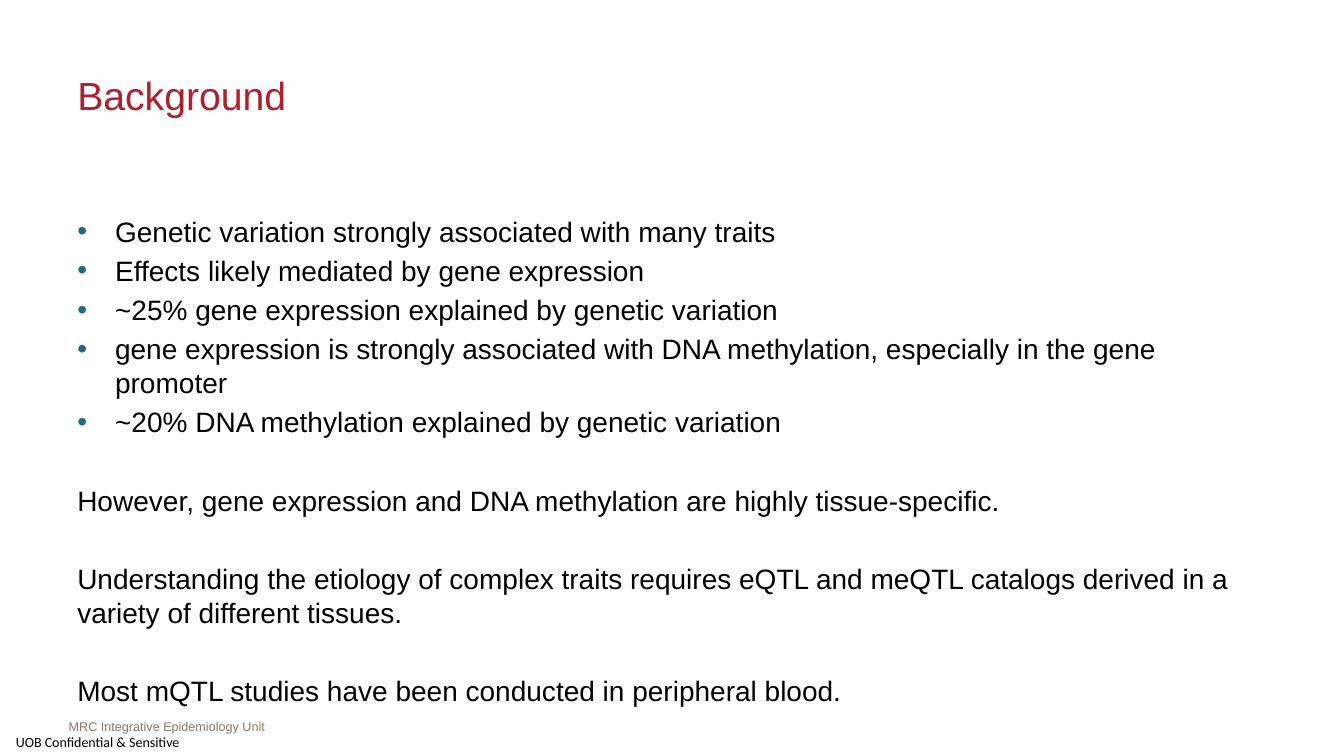
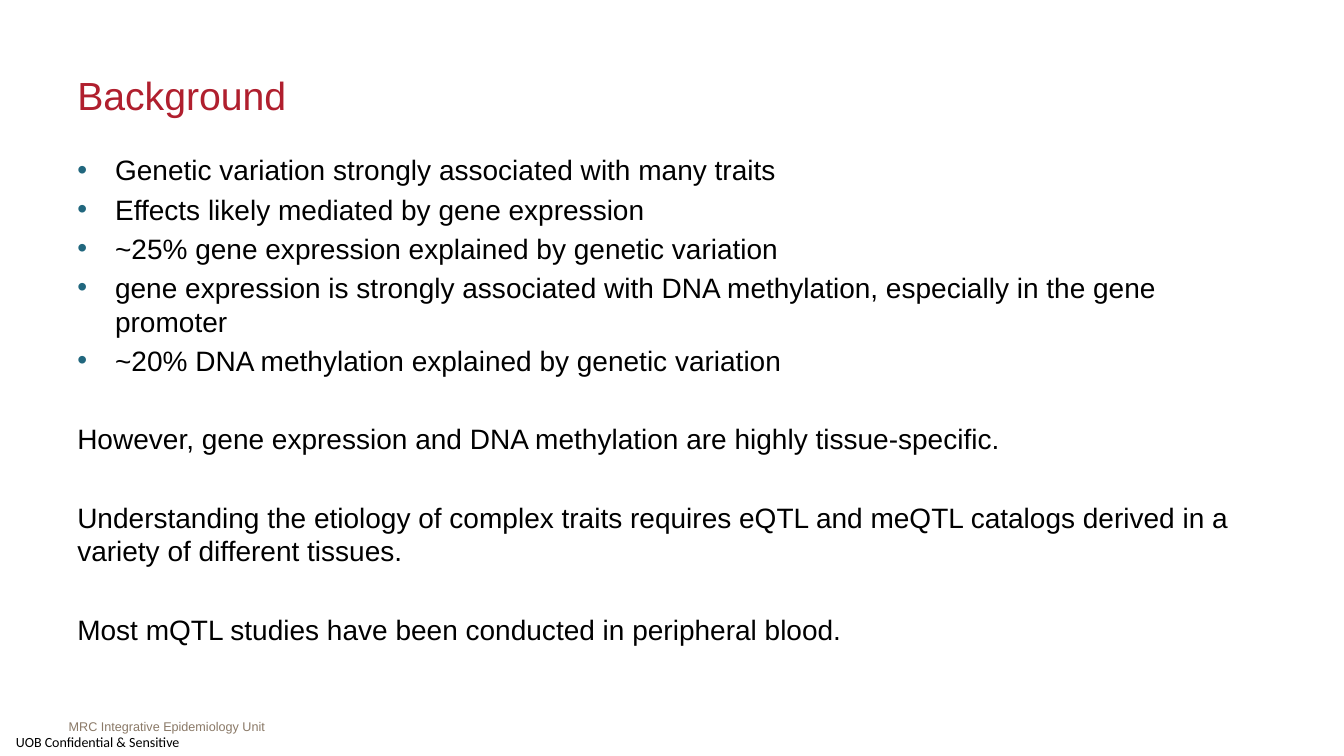
Before and after one commit to MRCIEU/epigenetics-journal-club, a slide deck: slide 2 of docs/presentations/20230117/slides.pptx. Drawn at 1344x756 pixels with LibreOffice and Linux fonts; fonts in the diff are those of the drawing. Boxes give left, top, right and bottom in pixels: in the first picture for what was removed or moved away, otherwise in the second. Text is boxed around its words. In the diff, an @@ line names an element or a change of style, - is before the commit and + after.

```diff
--- a/docs/presentations/20230117/slides.pptx
+++ b/docs/presentations/20230117/slides.pptx
@@ text "Genetic variation strongly associated with ...": place and size @@
-text "Genetic variation strongly associated with ..." at bbox=[77, 221, 1228, 706]
+text "Genetic variation strongly associated with ..." at bbox=[77, 159, 1228, 645]
```
Also in this commit, not shown: 1 other slide changed.
